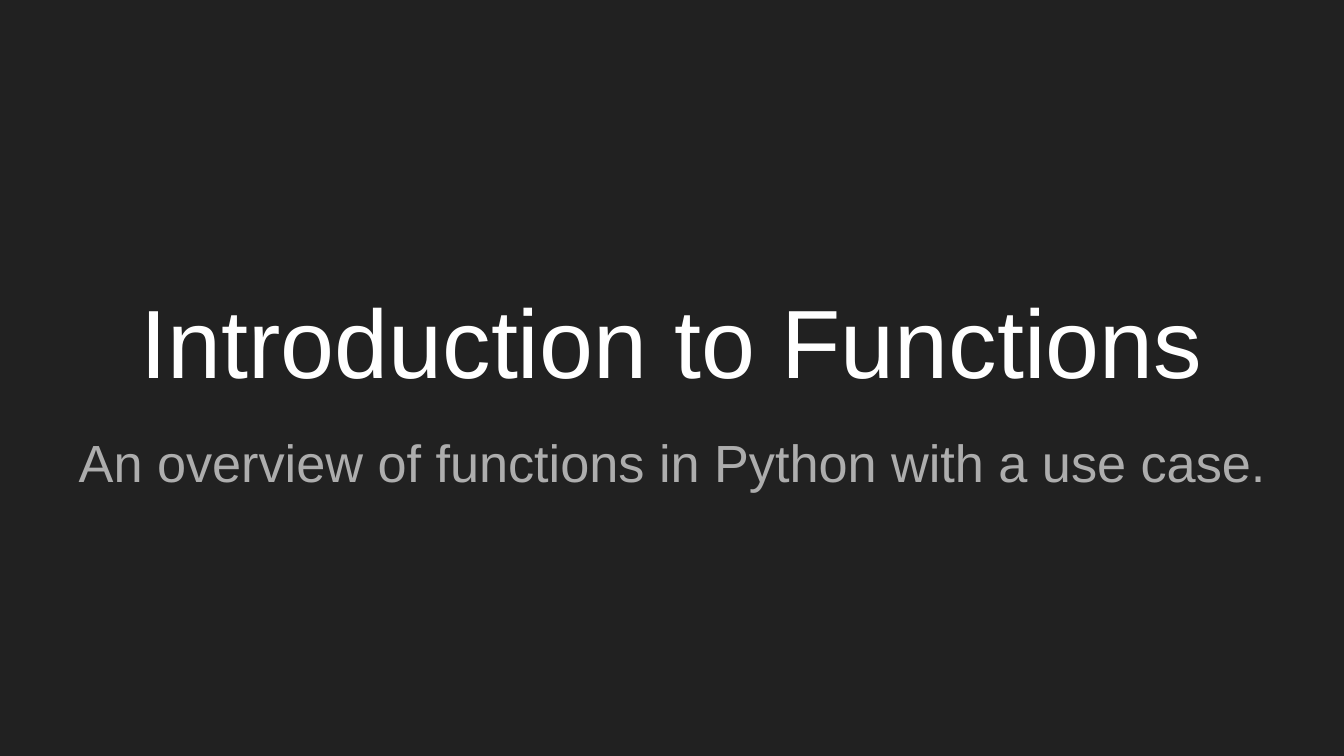
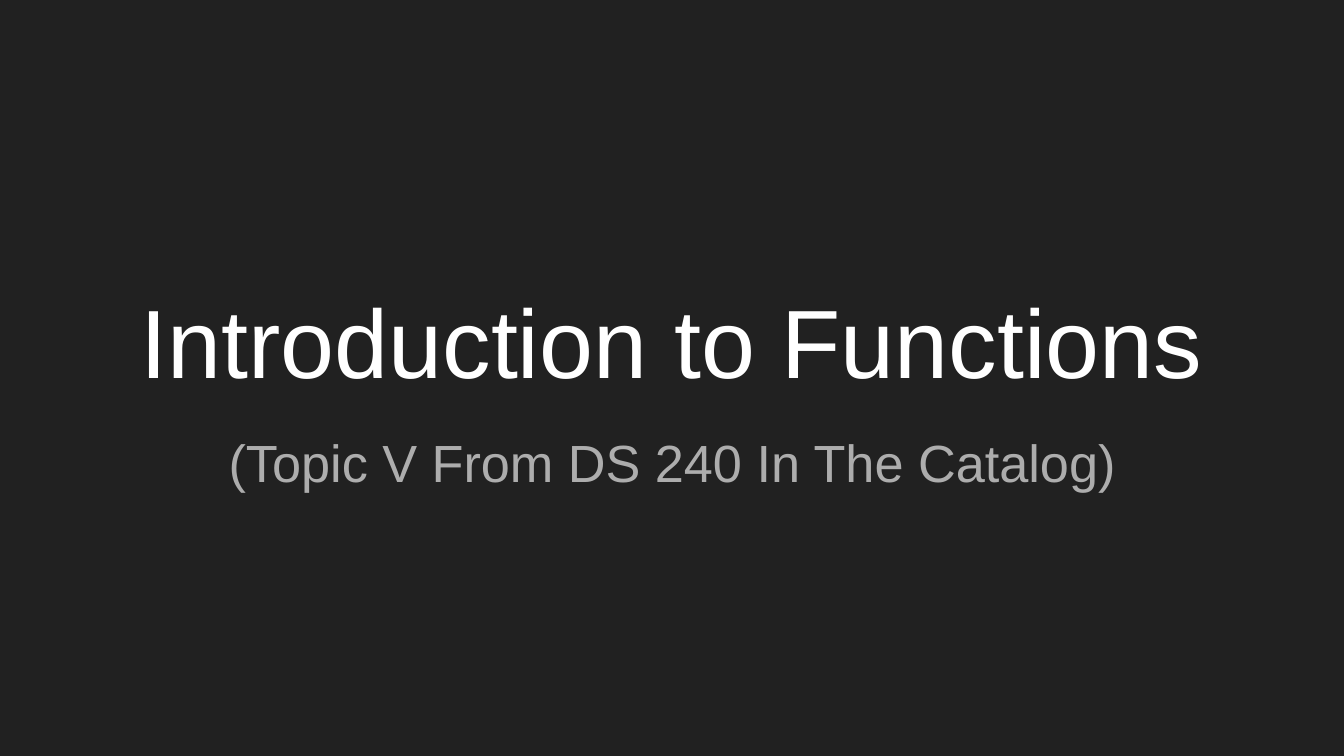
Before and after one commit to skylarcalvin/SkylarCalvin_DS240_Sample_Lecture, a slide deck: slide 1 of Introduction to Functions Presentation.pptx. Drawn at 1344x756 pixels with LibreOffice and Linux fonts; fonts in the diff are those of the drawing. Boxes give left, top, right and bottom in pixels: in the first picture for what was removed or moved away, otherwise in the second. Text is boxed around its words. In the diff, an @@ line names an element or a change of style, - is before the commit and + after.

Commit message:
Corrected PowerPoint

```diff
--- a/Introduction to Functions Presentation.pptx
+++ b/Introduction to Functions Presentation.pptx
@@ subtitle at bbox=[229, 444, 1115, 492]: text changed @@
-An overview of functions in Python with a use case.
+(Topic V From DS 240 In The Catalog)
```
